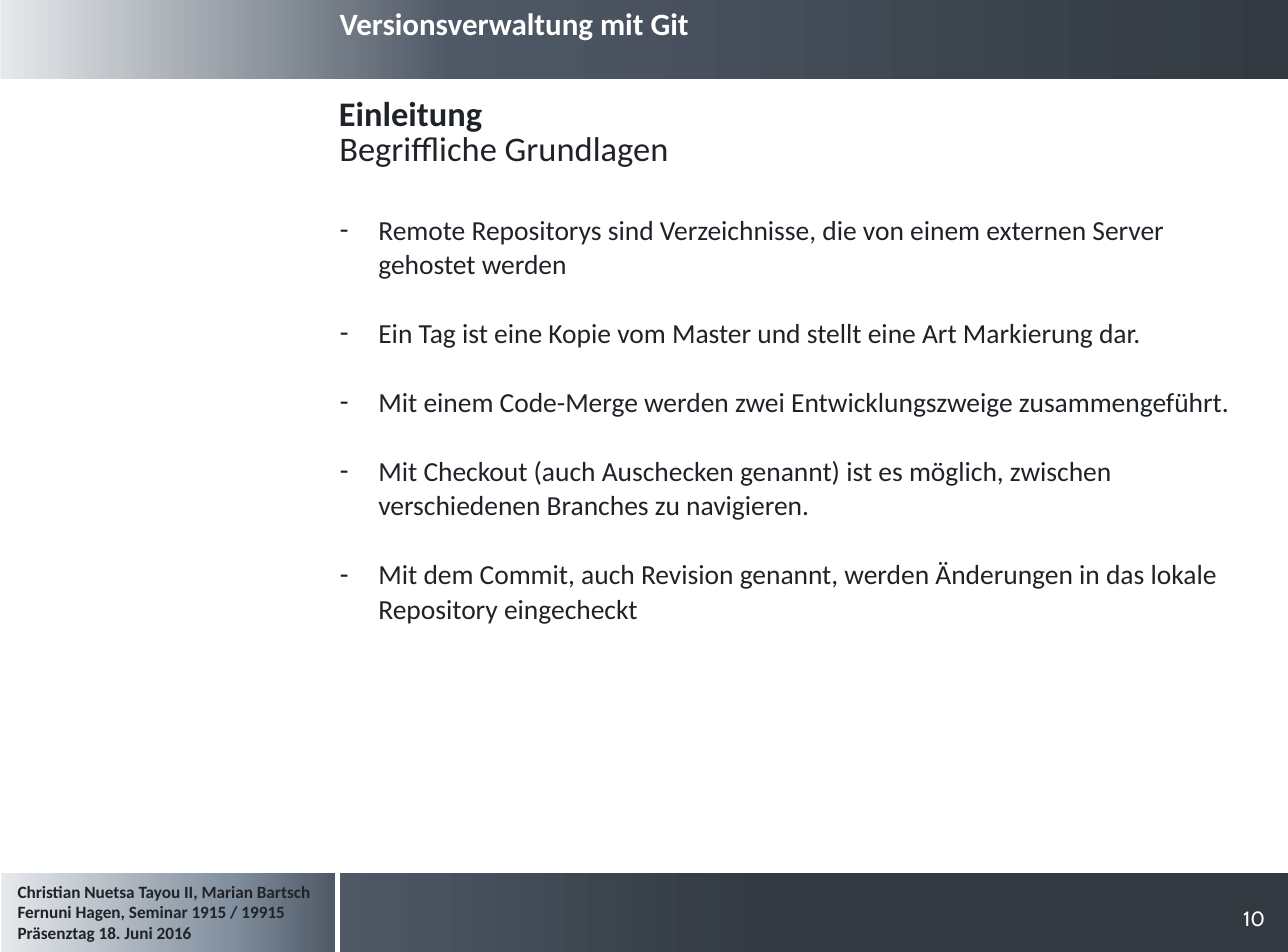
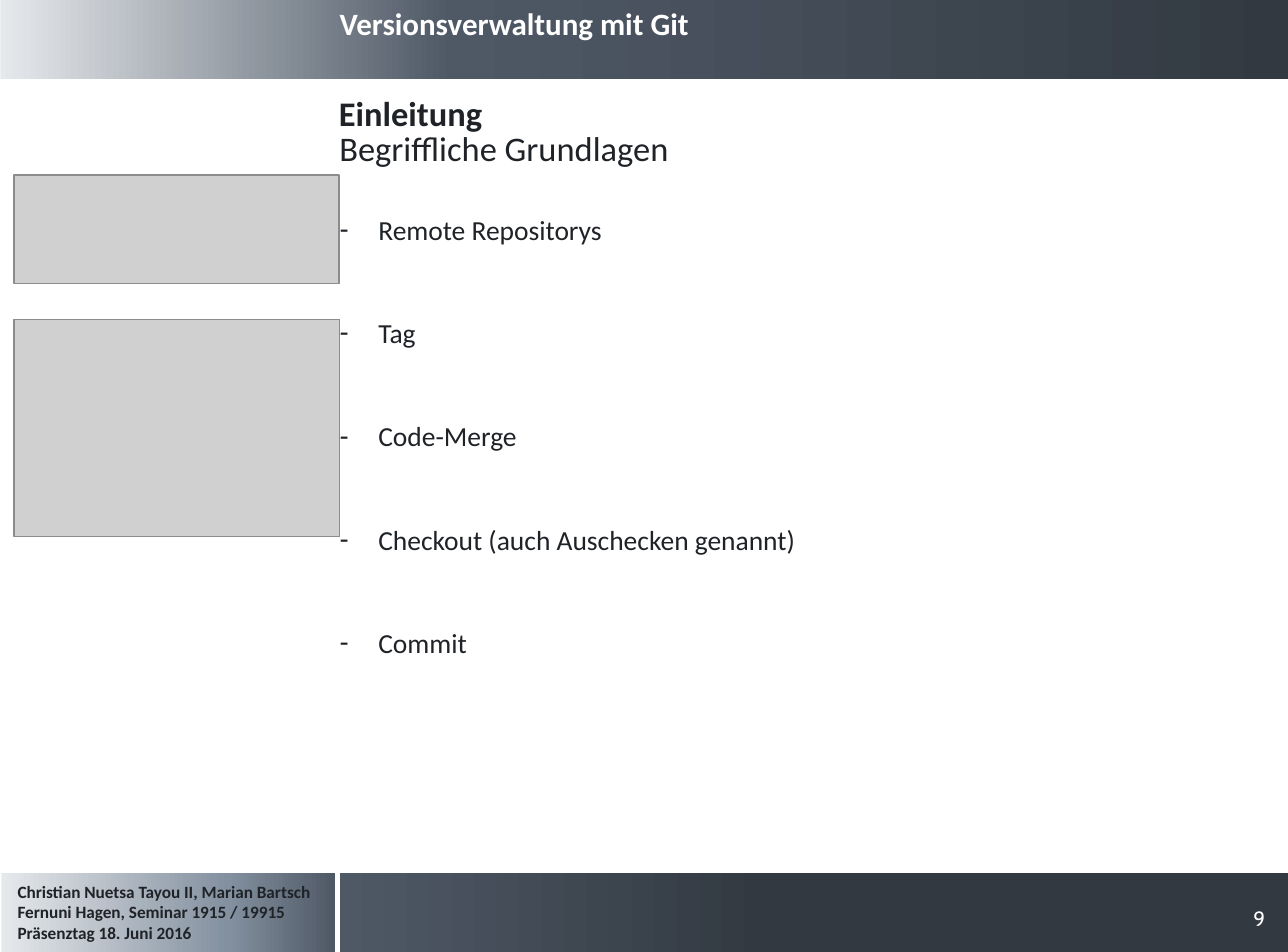
Before and after one commit to cristallin/git-project-seminar, a slide deck: slide 9 of Präsentation_Seminararbeit.pptx (slide 10 before the commit). Drawn at 1288x952 pixels with LibreOffice and Linux fonts; fonts in the diff are those of the drawing; grey boxes stand for pictures; background and template pictures are left out. Boxes give left, top, right and bottom in pixels: in the first picture for what was removed or moved away, otherwise in the second. Text is boxed around its words. In the diff, an @@ line names an element or a change of style, - is before the commit and + after.

Commit message:
Mergen der beiden Präsentationen und somit Erstellung einer gemeinsamen Präsentation die auf dem aktuellen Stand sein sollte.

```diff
--- a/Präsentation_Seminararbeit.pptx
+++ b/Präsentation_Seminararbeit.pptx
@@ picture added at box(14, 175, 338, 283) @@
@@ text at box(378, 221, 795, 653): text changed @@
-– Remote Repositorys sind Verzeichnisse, die von einem externen Server gehostet werden
-– Ein Tag ist eine Kopie vom Master und stellt eine Art Markierung dar.
-– Mit einem Code-Merge werden zwei Entwicklungszweige zusammengeführt.
-– Mit Checkout (auch Auschecken genannt) ist es möglich, zwischen verschiedenen Branches zu navigieren.
-– Mit dem Commit, auch Revision genannt, werden Änderungen in das lokale Repository eingecheckt
+– Remote Repositorys
+– Tag
+– Code-Merge
+– Checkout (auch Auschecken genannt)
+– Commit
@@ picture added at box(14, 320, 340, 537) @@
@@ page number at box(1253, 911, 1265, 926): text changed @@
-10
+9
```
Also in this commit, not shown: 12 other slides changed, 1 slide removed.
